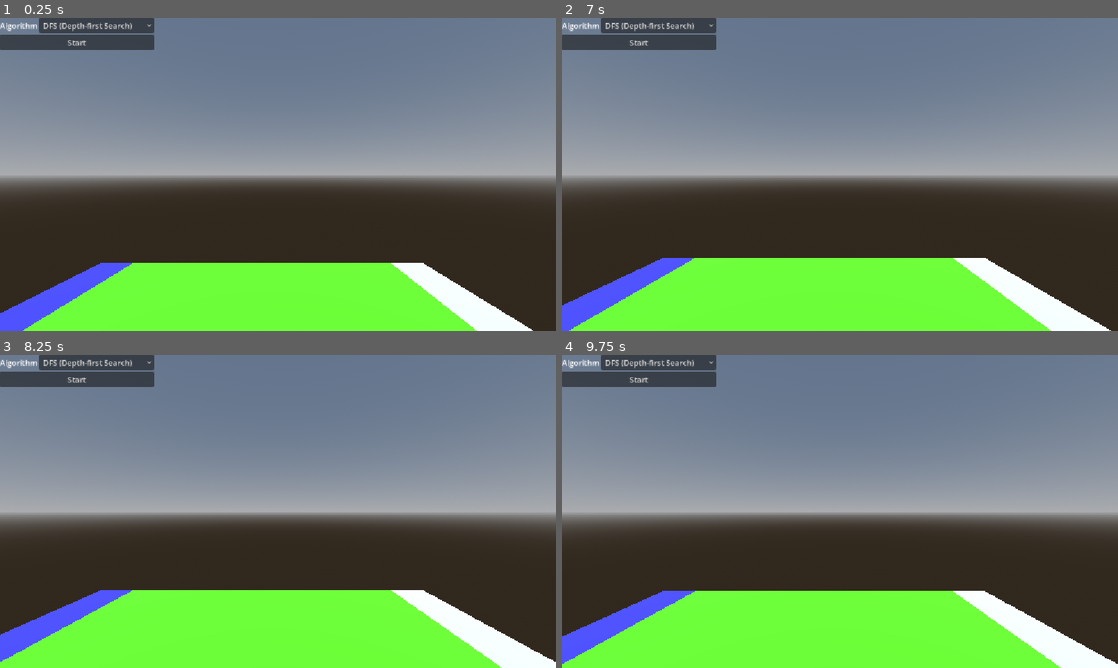
Above: before the commit, frames 1-4 (two rows, left to right).
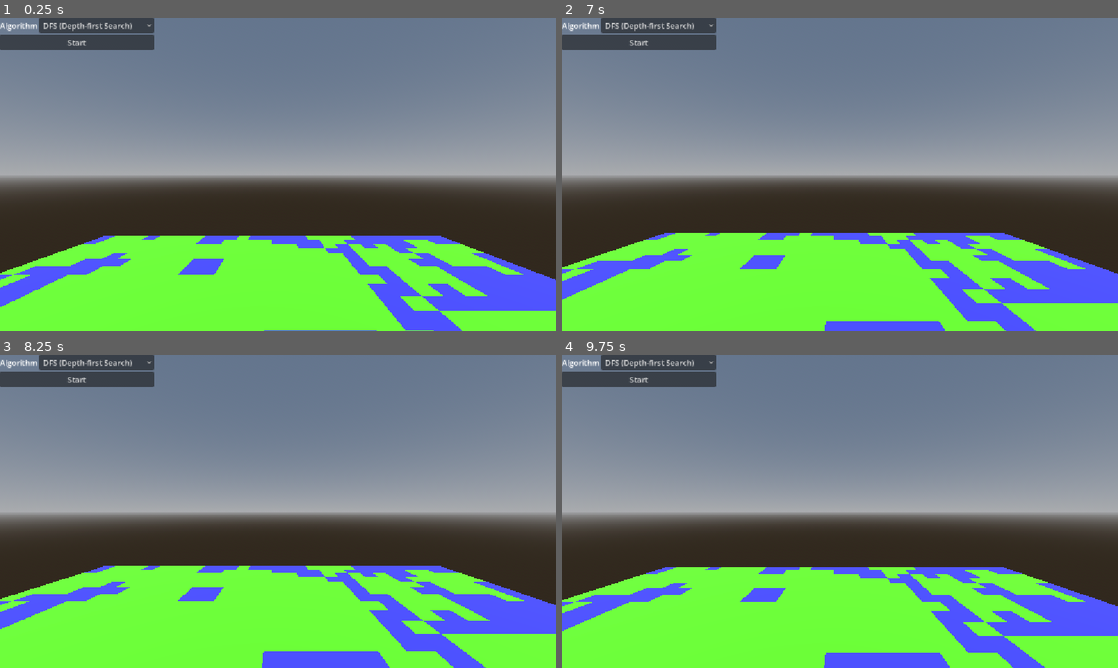
Above: after the commit, the same moments.

Repository: rubedo-red/AI-ICA
Game: Godot game, scene res://pathfinding/pathfinding.tscn
The game is run twice, just before and just after one commit, with the same random seed, the same clock (stepped at 60 frames per second) and the same inputs. The project has no main scene, so this scene is started directly.
Inputs (mouse positions are in pixels of both pictures, inside the frame that each line leads up to):
- Up to frame 1 (0.25 s): no input
- Up to frame 2 (7 s): click "Start" at 0.5 s; click "Start" at 1.25 s; click "DFS (Depth-first Search)" at 2 s; click "DFS (Depth-first Search)" at 2.75 s; click "DFS (Depth-first Search)" at 3.5 s; click "Start" at 4.25 s; tap Enter at 5, 6.5 s; move the mouse to (962, 158) at 5.02 s; hold Right mouse button (camera_player_3d_look) 5.03-5.78 s; click (962, 158) at 5.17 s; tap Space at 5.75 s; move the mouse to (812, 174) at 5.77 s; tap S (camera_player_3d_move_backwards) at 5.85 s; click (812, 174) at 5.92 s; move the mouse to (895, 105) at 6.52 s; hold Q (camera_player_3d_move_downwards) from 6.53 s (still down); click (895, 105) at 6.67 s
- Up to frame 3 (8.25 s): move the mouse to (250, 574) at 7.27 s; release Q (camera_player_3d_move_downwards) at 7.28 s; tap W (camera_player_3d_move_forwards) at 7.35 s; click (250, 574) at 7.42 s; tap Space at 8 s; move the mouse to (444, 558) at 8.02 s; tap A (camera_player_3d_move_leftwards) at 8.1 s; click (444, 558) at 8.17 s
- Up to frame 4 (9.75 s): tap Enter at 8.75 s; move the mouse to (673, 464) at 8.77 s; tap D (camera_player_3d_move_rightwards) at 8.85 s; click (673, 464) at 8.92 s; tap Space at 9.5 s; move the mouse to (867, 511) at 9.52 s; hold E (camera_player_3d_move_upwards) from 9.53 s (still down); click (867, 511) at 9.67 s

The runs differ from the first frame. In frame 1, 16% of the frame differs, in the area x 0-100%, y 69-100%; in frame 2, 16%; in frame 3, 16%, in the area x 0-100%, y 67-100%; in frame 4, 16%.
Error after the commit: Invalid call. Nonexistent function 'transform_to_tile' in base 'Node3D (map.gd)'. (res://pathfinding/pathfinding.gd:39)

Commit message:
Grab latest map script and scene from commit c19dd29 so I can use the fancy functions!

Diff:
--- a/shared/map.gd
+++ b/shared/map.gd
@@ -1,23 +1,29 @@
-extends Node
+extends Node3D
 
 enum terrain_types { land, water, mountain }
 
-var width : int = 10
-var height : int = 10
+@export var width : int = 10
+@export var height : int = 10
 var cells : PackedByteArray = [0]
-var cell_size: float = 2.0
+@export var cell_size: float = 2.0
 
-func transform_to_tile(transform: Transform3D):
-	var position = transform.basis.x
-	var relative = position - transform.basis.x
-	var x = int(floor(relative.x/(width*cell_size)-((width/2)*cell_size)))
-	var y = int(floor(relative.y/(height*cell_size)-((height/2)*cell_size)))
-	return x + y*width
+func pos_to_tile(pos: Vector3):
+	var relative = global_position - pos
+	relative.x = relative.x+(width*cell_size)/2
+	relative.z = relative.z+(height*cell_size)/2
+	var x = int(floor(relative.x/cell_size))
+	var y = int(floor(relative.z/cell_size))
 
-func generate_terrain():
+	return [x, y]
+
+func get_tile_index(x: int, y: int):
+	return cells[x+y*width]
+
+func create_terrain():
 	for i in width:
 		for j in height:
 			var tile = MeshInstance3D.new()
+			tile.name = "tile-"+str(i)+"_"+str(j)
 			self.add_child(tile)
 			var plane = PlaneMesh.new()
 			plane.size.x = cell_size
@@ -41,15 +47,47 @@
 	height = h
 	cells.resize(w*h)
 	cells.fill(0)
-	generate_terrain()
+
+@export var land_weight = 6;
+@export var water_weight = 4;
 
 # Called when the node enters the scene tree for the first time.
 func _ready() -> void:
 	resize(width, height)
-	for i in width:
-		cells[i] = 1
-		cells[width*(height-1)+i] = 2
-	generate_terrain()
+	for i in width*height:
+		cells[i] = min(randi()%(land_weight+water_weight)/land_weight, 1)
+	for i in 100:
+		iterate_automata()
+	create_terrain()
+
+
+func get_neighbour_count(index: int):
+	var x = index%height
+	var y: int = index/width
+	var count = 0
+	for n in range(-1, 2):
+		for m in range(-1, 2):
+			var checkx = m+x
+			var checky = n+y
+			if (checkx>=0 and checkx<width and checky>=0 and checky<height):
+				count += min(cells[checkx+checky*width],1)
+			else:
+				count += 1
+	return count-min(cells[index],1)
+
+
+@export var survive_min =  3
+@export var reproduce_min = 6
+
+func iterate_automata():
+	var new_cells = PackedByteArray()
+	new_cells.resize(width*height)
+	for i in width*height:
+		new_cells[i] = cells[i]
+		var neighbours = get_neighbour_count(i)
+		if (neighbours < survive_min): new_cells[i] = 0
+		if (neighbours > reproduce_min): new_cells[i] = 1
+	cells = new_cells
 
 # Called every frame. 'delta' is the elapsed time since the previous frame.
 func _process(delta: float) -> void:
--- a/shared/map.tscn
+++ b/shared/map.tscn
@@ -4,5 +4,8 @@
 
 [node name="Map" type="Node3D" unique_id=829619776]
 script = ExtResource("1_f4d1s")
+width = 30
+height = 30
+cell_size = 1.0
 metadata/width = 10
 metadata/height = 10
